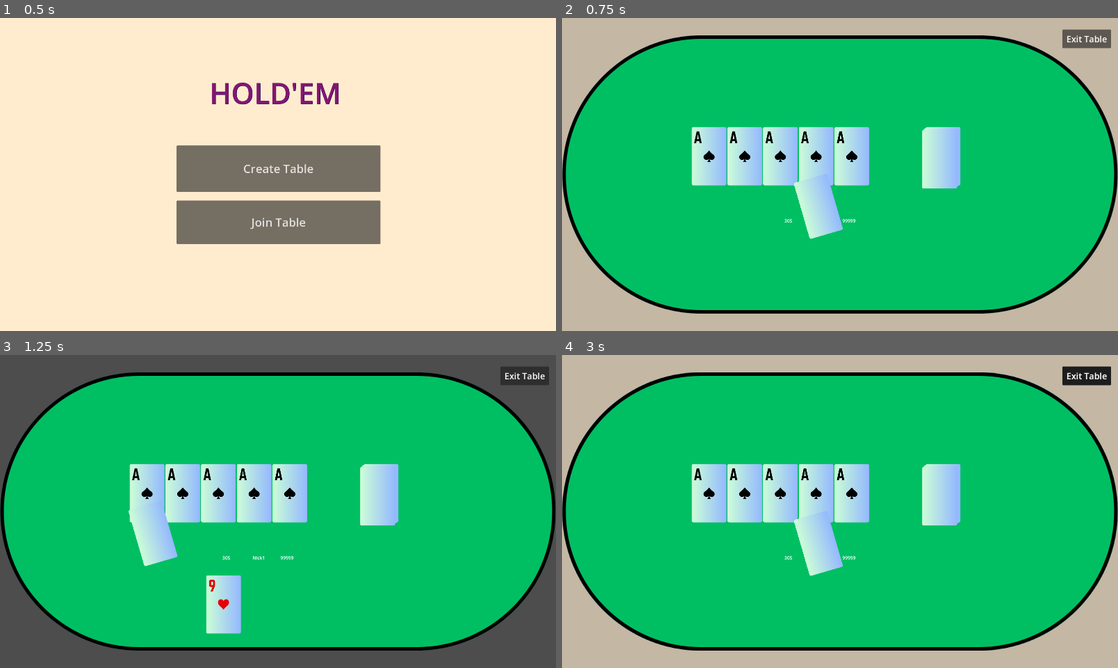
Above: before the commit, frames 1-4 (two rows, left to right).
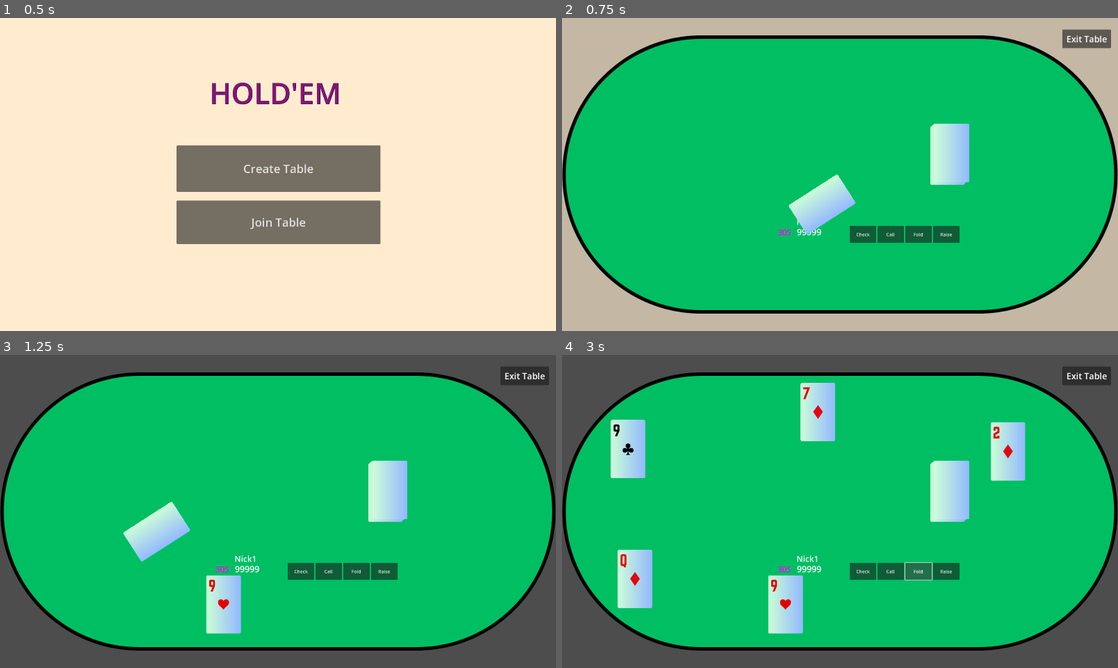
Above: after the commit, the same moments.

Repository: jo-jordan/Holdem
Game: Godot game, scene res://main.tscn
Same seed, same stepped clock (60 frames per second), same inputs: the game is played once before the commit and once after it.
Inputs (mouse positions are in pixels of both pictures, inside the frame that each line leads up to):
- Up to frame 1 (0.5 s): no input
- Up to frame 2 (0.75 s): click "Join Table" at 0.5 s
- Up to frame 3 (1.25 s): no input
- Up to frame 4 (3 s): click (862, 570) at 1.25 s, where only the run after the commit has a clickable "Check"; click (890, 570) at 2 s, where only the run after the commit has a clickable "Call"; click (917, 570) at 2.75 s, where only the run after the commit has a clickable "Fold"

Frame 1 is identical in both runs. In frame 2, 8.8% of the frame differs, in the area x 23-74%, y 33-72%; in frame 3, 8.5%; in frame 4, 35%, in the area x 0-100%, y 0-100%.

Commit message:
feat: flop

Diff:
--- a/FrontDoorController.gd
+++ b/FrontDoorController.gd
@@ -3,8 +3,7 @@
 
 # Called when the node enters the scene tree for the first time.
 func _ready():
-	var joinBtn: Button = get_child(1)
-	joinBtn.pressed.connect(_on_join_table)
+	pass
 
 
 func _on_join_table():
--- a/Game.gd
+++ b/Main.gd
@@ -3,8 +3,7 @@
 
 # Called when the node enters the scene tree for the first time.
 func _ready():
-	pass # Replace with function body.
-
+	pass
 
 # Called every frame. 'delta' is the elapsed time since the previous frame.
 func _process(delta):
--- a/TableController.gd
+++ b/TableController.gd
@@ -1,8 +1,6 @@
 extends Control
 
 class_name TableController
-
-
 
 var table = Table.new()
 
@@ -16,7 +14,7 @@
 func init_players():
 	pass
 
-func get_player_list():
+func get_player_list() -> Array[Variant]:
 	return [
 		Player.new(1, "test1", 1, true), \
 		Player.new(2, "test2", 2), \
@@ -24,28 +22,57 @@
 		Player.new(4, "test4", 4), \
 		Player.new(5, "test5", 5), \
 		Player.new(6, "test6", 6), \
-	]
+	];
 
-# Called when the node enters the scene tree for the first time.
-func _ready():
-	init()
-
-	var deck = DeckUtils.new()
+func deal_cards_to_players():
+	var deck: DeckUtils = DeckUtils.new()
 	var cardsToDealNode: CardsToDeal = get_node("CardsToDeal")
-	var playerList = get_player_list()
-	var seatList = get_node("Seats").get_children()
-
+	var playerList: Array[Variant] = get_player_list()
+	var seatList: Array[Node] = get_node("Seats").get_children()
 
 	var delay = 0.0
 	for times in range(0, 2):
 		for player in playerList:
-			var p = player as Player
+			var p: Player = player as Player
 			var seatDest = seatList[p.seat - 1]
 			var cardIndex = deck.deal()
-			cardsToDealNode.deal_to_player(p.seat, cardIndex, seatDest, delay)
+			cardsToDealNode.deal_to_player(cardIndex, seatDest, delay)
 			delay += 0.5
 
 
+func deal_flop():
+	var deck = DeckUtils.new()
+	var cardsToDealNode: CardsToDeal = get_node("CardsToDeal")
+	var cardsOnDeck = get_node("CardsOnDeck")
+	var delay = 7.0
+	for times in range(0, 3):
+		var cardIndex = deck.deal()
+		cardsToDealNode.deal_flop_card(cardIndex, cardsOnDeck, delay)
+		delay += 0.5
+
+func deal_turn():
+	var deck = DeckUtils.new()
+	var cardsToDealNode: CardsToDeal = get_node("CardsToDeal")
+	var cardsOnDeck = get_node("CardsOnDeck")
+	var delay = 9.0
+	var cardIndex = deck.deal()
+	cardsToDealNode.deal_turn_card(cardIndex, cardsOnDeck, delay)
+
+func deal_river():
+	var deck = DeckUtils.new()
+	var cardsToDealNode: CardsToDeal = get_node("CardsToDeal")
+	var cardsOnDeck = get_node("CardsOnDeck")
+	var delay = 10.0
+	var cardIndex = deck.deal()
+	cardsToDealNode.deal_river_card(cardIndex, cardsOnDeck, delay)
+
+func _ready():
+	init()
+	deal_cards_to_players()
+
+	deal_flop()
+	deal_turn()
+	deal_river()
 
 # Called every frame. 'delta' is the elapsed time since the previous frame.
 func _process(delta):
--- a/main.tscn
+++ b/main.tscn
@@ -1,6 +1,6 @@
 [gd_scene load_steps=8 format=3 uid="uid://d3g64mxwxy2xe"]
 
-[ext_resource type="Script" path="res://Game.gd" id="1_0bbaj"]
+[ext_resource type="Script" path="res://Main.gd" id="1_1j6qv"]
 [ext_resource type="Script" path="res://FrontDoorController.gd" id="4_4xqgy"]
 
 [sub_resource type="Theme" id="Theme_osc66"]
@@ -45,7 +45,7 @@
 }
 
 [node name="Main" type="Node2D"]
-script = ExtResource("1_0bbaj")
+script = ExtResource("1_1j6qv")
 
 [node name="FrontDoor" type="Control" parent="."]
 layout_mode = 3
@@ -99,3 +99,5 @@
 libraries = {
 "": SubResource("AnimationLibrary_tldnw")
 }
+
+[connection signal="pressed" from="FrontDoor/JoinTable" to="FrontDoor" method="_on_join_table"]
--- /dev/null
+++ b/nodes/CardsOnDeck.gd
@@ -0,0 +1,3 @@
+extends Node2D
+
+class_name CardsOnDeck
--- a/nodes/CardsToDeal.gd
+++ b/nodes/CardsToDeal.gd
@@ -2,40 +2,69 @@
 
 class_name CardsToDeal
 
-func deal_to_player(seat: int, card_index: int, dest: Node2D, delay: float):
+func create_card_texture_rect(card_index: int) -> TextureRect:
 	var image_index = GameConstants.CARD_INDEX_TO_IMAGE_INDEX[card_index]
 	var textureRect: TextureRect = TextureRect.new()
-	textureRect.texture = load("res://assets/cards/"+ str(image_index)+ ".png")
+	textureRect.texture = load(str("res://assets/cards/", image_index, ".png"))
+	return textureRect
 
-	var tween = get_tree().create_tween()
-	tween.set_loops(1)
-	var child = get_child(0)
+func deal_card(card_index: int, dest: Node2D, delay: float):
+	var textureRect: TextureRect = create_card_texture_rect(card_index)
+
+	var child: Sprite2D = get_child(0)
 	remove_child(child)
 	get_parent().add_child(child)
 	child.position = position
+
+	var tween: Tween = get_tree().create_tween()
+	tween.set_loops(1)
+
+	tween.finished.connect(_on_deal_to_deck_finished.bind(child, dest, textureRect))
+
+	tween.parallel().tween_property(child, "position", dest.position, 0.3) \
+		.set_trans(Tween.TRANS_QUAD).set_delay(delay)
+
+	tween.parallel().tween_property(child, "rotation", 1, 0.15) \
+		.set_trans(Tween.TRANS_CUBIC).set_delay(delay)
+
+func deal_to_player(card_index: int, dest: Node2D, delay: float):
+	var textureRect: TextureRect = create_card_texture_rect(card_index)
+
+	var child: Sprite2D = get_child(0)
+	remove_child(child)
+	get_parent().add_child(child)
+	child.position = position
+
+	var tween: Tween = get_tree().create_tween()
+	tween.set_loops(1)
+
 	tween.finished.connect(_on_deal_once_finished.bind(child, dest, textureRect))
 
 	tween.parallel().tween_property(child, "position", dest.position, 0.3) \
 		.set_trans(Tween.TRANS_QUAD).set_delay(delay)
 
-	tween.parallel().tween_property(child, "rotation", 6, 0.15) \
+	tween.parallel().tween_property(child, "rotation", 1, 0.15) \
 		.set_trans(Tween.TRANS_CUBIC).set_delay(delay)
 
+func _on_deal_to_deck_finished(child: Sprite2D, dest: Node2D, textureRect: TextureRect):
+	get_parent().remove_child(child)
+	dest.get_node("CardList").add_child(textureRect)
 
 func _on_deal_once_finished(child: Sprite2D, dest: Node2D, textureRect: TextureRect):
 	get_parent().remove_child(child)
 	dest.get_node("CardList").add_child(textureRect)
 
-func deal_river_card():
-	pass
 
-func deal_turn_card():
-	pass
+func deal_river_card(card_index: int, dest: Node2D, delay: float):
+	deal_card(card_index, dest, delay)
 
-func deal_flip_card():
-	pass
+func deal_turn_card(card_index: int, dest: Node2D, delay: float):
+	deal_card(card_index, dest, delay)
+
+func deal_flop_card(card_index: int, dest: Node2D, delay: float):
+	deal_card(card_index, dest, delay)
 
 func _ready():
-	for times in range(0, 12):
+	for times in range(0, 52):
 		var cardSpirite = get_node("CardSetToDeal").duplicate()
 		add_child(cardSpirite)
--- a/nodes/TableControl.tscn
+++ b/nodes/TableControl.tscn
@@ -1,13 +1,15 @@
-[gd_scene load_steps=7 format=3 uid="uid://chjdbc8r5p4jh"]
+[gd_scene load_steps=8 format=3 uid="uid://chjdbc8r5p4jh"]
 
 [ext_resource type="Script" path="res://TableController.gd" id="1_yo7rq"]
-[ext_resource type="Texture2D" uid="uid://x2ccvfnapp8g" path="res://assets/table/table.png" id="2_x2xcq"]
-[ext_resource type="Texture2D" uid="uid://bd35351v0i8ic" path="res://assets/cards/1.png" id="3_8bf1k"]
-[ext_resource type="PackedScene" uid="uid://cw8ivqxcvkxyk" path="res://nodes/CardsToDeal.tscn" id="4_gqlal"]
-[ext_resource type="PackedScene" uid="uid://cikxyaxg1jgti" path="res://nodes/DeckCards.tscn" id="5_1s2j8"]
+[ext_resource type="Texture2D" uid="uid://tqf61qesen6x" path="res://assets/table/table.png" id="2_x2xcq"]
+[ext_resource type="PackedScene" path="res://nodes/CardsToDeal.tscn" id="3_gdclr"]
+[ext_resource type="PackedScene" path="res://nodes/DeckCards.tscn" id="4_j7hwl"]
+[ext_resource type="Script" path="res://nodes/CardsOnDeck.gd" id="5_s40nu"]
 
 [sub_resource type="SystemFont" id="SystemFont_p4rry"]
 subpixel_positioning = 0
+
+[sub_resource type="SystemFont" id="SystemFont_sxfs2"]
 
 [node name="TableControl" type="Control"]
 layout_mode = 3
@@ -45,28 +47,65 @@
 scale = Vector2(0.8, 0.8)
 
 [node name="Counter" type="Label" parent="Seats/Seat1"]
-offset_left = 64.0
-offset_top = -32.0
-offset_right = 168.0
+offset_left = 40.0
+offset_right = 116.0
+offset_bottom = 54.0
+theme_override_colors/font_color = Color(1, 0, 1, 1)
+theme_override_fonts/font = SubResource("SystemFont_sxfs2")
+theme_override_font_sizes/font_size = 28
+text = "30S"
+
+[node name="Points" type="Label" parent="Seats/Seat1"]
+offset_left = 107.0
+offset_top = -3.0
+offset_right = 243.0
+offset_bottom = 56.0
+theme_override_font_sizes/font_size = 30
+text = "99999"
+
+[node name="Nickname" type="Label" parent="Seats/Seat1"]
+offset_left = 106.0
+offset_top = -36.0
+offset_right = 182.0
 offset_bottom = 8.0
-text = "30S"
-
-[node name="Points" type="Label" parent="Seats/Seat1"]
-offset_left = 264.0
-offset_top = -32.0
-offset_right = 344.0
-text = "99999"
-
-[node name="Nickname" type="Label" parent="Seats/Seat1"]
-offset_left = 168.0
-offset_top = -32.0
-offset_right = 288.0
-offset_bottom = 16.0
+theme_override_font_sizes/font_size = 28
 text = "Nick1"
+
+[node name="OptionContainer" type="HBoxContainer" parent="Seats/Seat1"]
+anchors_preset = 15
+anchor_right = 1.0
+anchor_bottom = 1.0
+offset_left = 290.0
+offset_top = -3.0
+offset_right = 669.0
+offset_bottom = 56.0
+grow_horizontal = 2
+grow_vertical = 2
+size_flags_horizontal = 3
+size_flags_vertical = 3
+
+[node name="CheckButton" type="Button" parent="Seats/Seat1/OptionContainer"]
+layout_mode = 2
+size_flags_horizontal = 3
+text = "Check"
+
+[node name="CallButton" type="Button" parent="Seats/Seat1/OptionContainer"]
+layout_mode = 2
+size_flags_horizontal = 3
+text = "Call"
+
+[node name="FoldButton" type="Button" parent="Seats/Seat1/OptionContainer"]
+layout_mode = 2
+size_flags_horizontal = 3
+text = "Fold"
+
+[node name="RaiseButton" type="Button" parent="Seats/Seat1/OptionContainer"]
+layout_mode = 2
+size_flags_horizontal = 3
+text = "Raise"
 
 [node name="Seat2" type="Node2D" parent="Seats"]
 position = Vector2(192, 672)
-metadata/_edit_group_ = true
 
 [node name="CardList" type="HBoxContainer" parent="Seats/Seat2"]
 layout_direction = 2
@@ -178,17 +217,18 @@
 offset_bottom = 23.0
 
 [node name="Seat6" type="Node2D" parent="Seats"]
-position = Vector2(1200, 688)
+position = Vector2(1468, 677)
+metadata/_edit_group_ = true
 
 [node name="CardList" type="HBoxContainer" parent="Seats/Seat6"]
 layout_direction = 2
 anchors_preset = 15
 anchor_right = 1.0
 anchor_bottom = 1.0
-offset_left = 280.0
-offset_top = -8.0
-offset_right = 610.0
-offset_bottom = 244.0
+offset_left = 3.0
+offset_top = -2.0
+offset_right = 333.0
+offset_bottom = 250.0
 grow_horizontal = 2
 grow_vertical = 2
 scale = Vector2(0.8, 0.8)
@@ -207,49 +247,27 @@
 offset_right = 224.0
 offset_bottom = -41.0
 
+[node name="DeckCards" parent="." instance=ExtResource("4_j7hwl")]
+position = Vector2(1282, 365)
+
+[node name="CardsToDeal" parent="." instance=ExtResource("3_gdclr")]
+position = Vector2(1346, 466)
+
 [node name="CardsOnDeck" type="Node2D" parent="."]
+position = Vector2(589, 463)
+script = ExtResource("5_s40nu")
+metadata/_edit_group_ = true
 
 [node name="CardList" type="HBoxContainer" parent="CardsOnDeck"]
 anchors_preset = 15
 anchor_right = 1.0
 anchor_bottom = 1.0
-offset_left = 448.0
-offset_top = 376.0
-offset_right = 1214.0
-offset_bottom = 628.0
-grow_horizontal = 2
-grow_vertical = 2
-scale = Vector2(0.8, 0.8)
-
-[node name="TextureRect" type="TextureRect" parent="CardsOnDeck/CardList"]
-layout_mode = 2
-texture = ExtResource("3_8bf1k")
-stretch_mode = 2
-
-[node name="TextureRect2" type="TextureRect" parent="CardsOnDeck/CardList"]
-layout_mode = 2
-texture = ExtResource("3_8bf1k")
-stretch_mode = 2
-
-[node name="TextureRect3" type="TextureRect" parent="CardsOnDeck/CardList"]
-layout_mode = 2
-texture = ExtResource("3_8bf1k")
-stretch_mode = 2
-
-[node name="TextureRect4" type="TextureRect" parent="CardsOnDeck/CardList"]
-layout_mode = 2
-texture = ExtResource("3_8bf1k")
-stretch_mode = 2
-
-[node name="TextureRect5" type="TextureRect" parent="CardsOnDeck/CardList"]
-layout_mode = 2
-texture = ExtResource("3_8bf1k")
-stretch_mode = 2
-
-[node name="DeckCards" parent="." instance=ExtResource("5_1s2j8")]
-position = Vector2(1256, 376)
-
-[node name="CardsToDeal" parent="." instance=ExtResource("4_gqlal")]
-position = Vector2(1304, 488)
+offset_left = -86.0
+offset_top = -93.0
+offset_right = 680.0
+offset_bottom = 159.0
+grow_horizontal = 2
+grow_vertical = 2
+scale = Vector2(0.8, 0.8)
 
 [connection signal="pressed" from="Button" to="." method="_on_exit_button_pressed"]
--- a/nodes/UserCards.gd
+++ b/nodes/UserCards.gd
@@ -3,8 +3,7 @@
 class_name UserCards
 # Called when the node enters the scene tree for the first time.
 func _ready():
-	pass # Replace with function body.
-
+	pass
 
 # Called every frame. 'delta' is the elapsed time since the previous frame.
 func _process(delta):
--- a/scripts/common/DeckUtils.gd
+++ b/scripts/common/DeckUtils.gd
@@ -1,8 +1,6 @@
 extends Node
 
 class_name DeckUtils
-
-var deckToDealSCN = preload("res://nodes/CardsToDeal.tscn")
 
 var card_list: Array
 
--- a/scripts/common/Constants.gd
+++ b/scripts/common/GameConstants.gd
@@ -2,24 +2,18 @@
 
 class_name GameConstants
 
-const USER_POSITION = Vector2(848, 880)
+const USER_POSITION: Vector2 = Vector2(848, 880)
 
-const PLAYER_POS_1 = Vector2()
-const PLAYER_POS_2 = Vector2()
-const PLAYER_POS_3 = Vector2()
-const PLAYER_POS_4 = Vector2()
-const PLAYER_POS_5 = Vector2()
-
-const PLAYER_EAT_MAP = { \
+const PLAYER_EAT_MAP: Dictionary = { \
 	1: USER_POSITION, \
 	2: Vector2(176, 688), \
 	3: Vector2(176, 344), \
 	4: Vector2(960, 160), \
 	5: Vector2(1608, 344), \
 	6: Vector2(1608, 688), \
-}
+};
 
-const CARD_INDEX_LIST = [\
+const CARD_INDEX_LIST: Array[Variant] = [\
 	102, \
 	103, \
 	104, \
@@ -72,9 +66,9 @@
 	412, \
 	413, \
 	414, \
-]
+];
 
-const CARD_INDEX_TO_IMAGE_INDEX = { \
+const CARD_INDEX_TO_IMAGE_INDEX: Dictionary = { \
 	102: 2, \
 	103: 3, \
 	104: 4, \
@@ -130,8 +124,8 @@
 	412: 51, \
 	413: 52, \
 	414: 40, \
-}
+};
 
-const DEFAULT_CARD_SCALE = Vector2(0.8, 0.8)
+const DEFAULT_CARD_SCALE: Vector2 = Vector2(0.8, 0.8)
 
-const DECK_CARD_POSITION = Vector2(1400, 500)
+const DECK_CARD_POSITION:Vector2 = Vector2(1400, 500)
